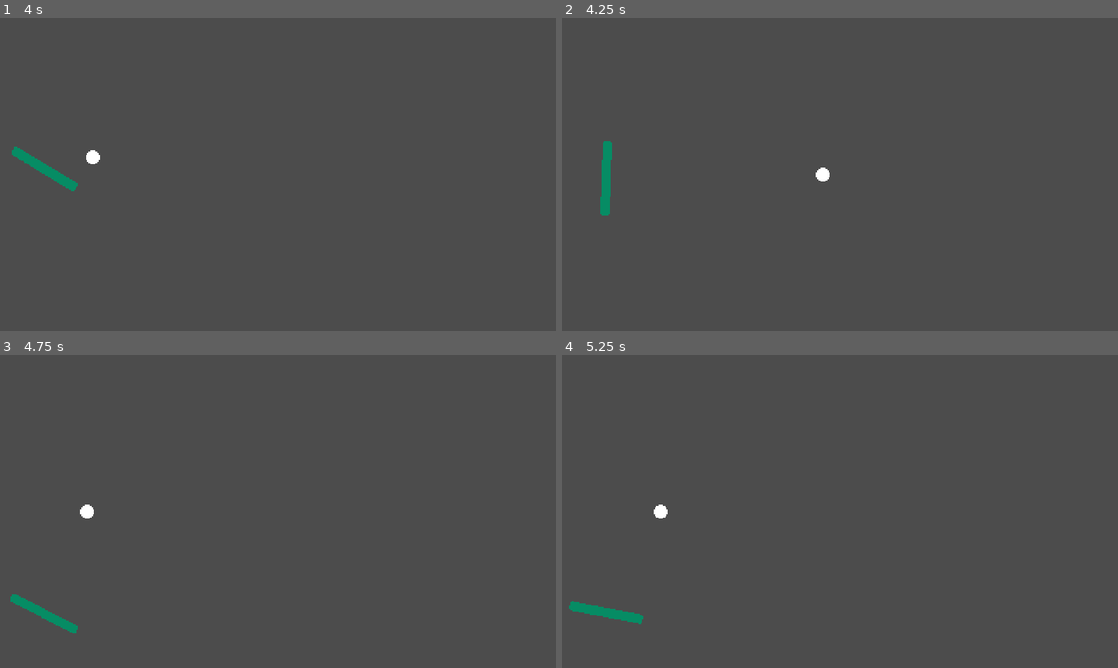
Above: before the commit, frames 1-4 (two rows, left to right).
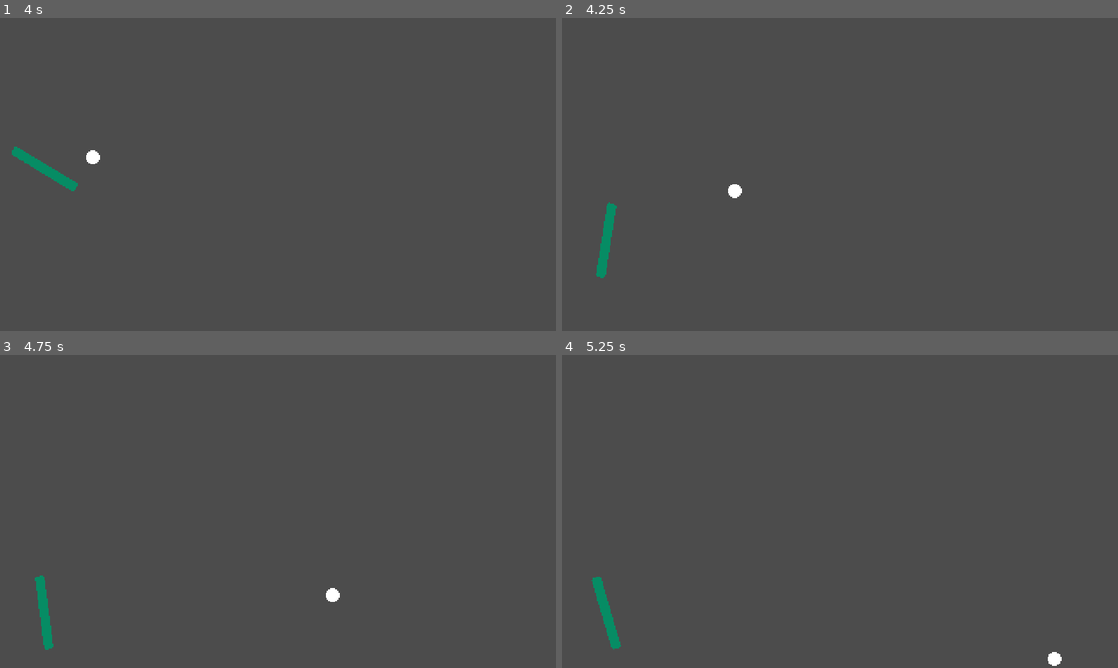
Above: after the commit, the same moments.

Repository: adatechschool/spin-spong
Game: Godot game, scene res://scenes/Pong.tscn
Same seed, same stepped clock (60 frames per second), same inputs: the game is played once before the commit and once after it.
Inputs:
- Up to frame 1 (4 s): hold Up (adriel_goes_up) 0.53-1.28 s; hold Down (adriel_goes_down) 1.28-2.03 s; hold Up (adriel_goes_up) 2.03-3.53 s; hold Down (adriel_goes_down) from 3.53 s (still down)
- Up to frame 2 (4.25 s): keep holding Down (adriel_goes_down); tap R (pong_restart) at 4.15 s
- Up to frame 3 (4.75 s): keep holding Down (adriel_goes_down)
- Up to frame 4 (5.25 s): keep holding Down (adriel_goes_down)

Frame 1 is identical in both runs. In frame 2, 0.9% of the frame differs, in the area x 6-49%, y 39-84%; in frame 3, 0.8%; in frame 4, 0.9%.

Commit message:
Add singleton to manage scoring system

Diff:
--- a/project.godot
+++ b/project.godot
@@ -8,9 +8,14 @@
 
 config_version=4
 
-_global_script_classes=[  ]
+_global_script_classes=[ {
+"base": "RigidBody2D",
+"class": "GenericBall",
+"language": "GDScript",
+"path": "res://scripts/Ball.gd"
+} ]
 _global_script_class_icons={
-
+"GenericBall": ""
 }
 
 [application]
@@ -19,6 +24,14 @@
 config/description="A spong game about a spinning paddle."
 run/main_scene="res://scenes/Pong.tscn"
 config/icon="res://icon.png"
+
+[audio]
+
+default_bus_layout=""
+
+[autoload]
+
+Score="*res://scripts/Score.gd"
 
 [display]
 
--- a/scenes/Pong.tscn
+++ b/scenes/Pong.tscn
@@ -14,14 +14,18 @@
 [node name="PaddleAdriel" parent="." instance=ExtResource( 5 )]
 position = Vector2( 38.049, 135 )
 
+[node name="ScoreLuc" parent="." instance=ExtResource( 4 )]
+scale = Vector2( 1, 270 )
+
+[node name="ScoreAdriel" parent="." instance=ExtResource( 4 )]
+position = Vector2( 479, 0 )
+scale = Vector2( 1, 270 )
+
+[node name="ScoreLock" parent="." instance=ExtResource( 4 )]
+position = Vector2( 240, 0 )
+scale = Vector2( 1, 270 )
+
 [node name="Ball" parent="." instance=ExtResource( 1 )]
 position = Vector2( 240, 135 )
 min_speed = 300
 max_speed = 200
-
-[node name="SpotAdriel" parent="." instance=ExtResource( 4 )]
-scale = Vector2( 1, 270 )
-
-[node name="SpotLuc" parent="." instance=ExtResource( 4 )]
-position = Vector2( 479, 0 )
-scale = Vector2( 1, 270 )
--- a/scripts/Ball.gd
+++ b/scripts/Ball.gd
@@ -1,3 +1,4 @@
+class_name GenericBall
 extends RigidBody2D
 
 export var min_speed: int
--- a/scripts/Pong.gd
+++ b/scripts/Pong.gd
@@ -1,25 +1,20 @@
 extends Node
 
-var score := 0
+func _ready():
+	$ScoreLuc.connect("body_entered", self, "adriel_touched")
+	$ScoreAdriel.connect("body_entered", self, "luc_touched")
+	$ScoreLock.connect("body_entered", self, "reset_lock")
 
 
-func _ready():
-	$SpotAdriel.connect("body_entered", self, "touch_adriel")
-	$SpotLuc.connect("body_entered", self, "touch_luc")
+func adriel_touched(_body: GenericBall):
+	Score.safe_increase()
+	Score.get_score()
 
 
-func _input(event):
-	if event.is_action_pressed("pong_restart"):
-		restart_game()
+func luc_touched(_body: GenericBall):
+	Score.safe_decrease()
+	Score.get_score()
 
 
-func touch_adriel(_body):
-	print("adriel: ouch!")
-
-
-func touch_luc(_body):
-	print("luc: ouch!")
-
-
-func restart_game():
-	get_tree().reload_current_scene()
+func reset_lock(_body: GenericBall):
+	Score.unlock()
--- /dev/null
+++ b/scripts/Score.gd
@@ -0,0 +1,29 @@
+extends Node
+
+var score := 0 setget ,get_score
+var lock := false
+
+func get_score():
+	print(score)
+
+func increase() -> void:
+	score += 1
+
+func decrease() -> void:
+	score -= 1
+
+
+func lock() -> void:
+	self.lock = true
+
+
+func unlock() -> void:
+	lock = false
+
+func safe_increase() -> void:
+	score += int(!lock)
+	self.lock()
+
+func safe_decrease() -> void:
+	score -= int(!lock)
+	self.lock()
